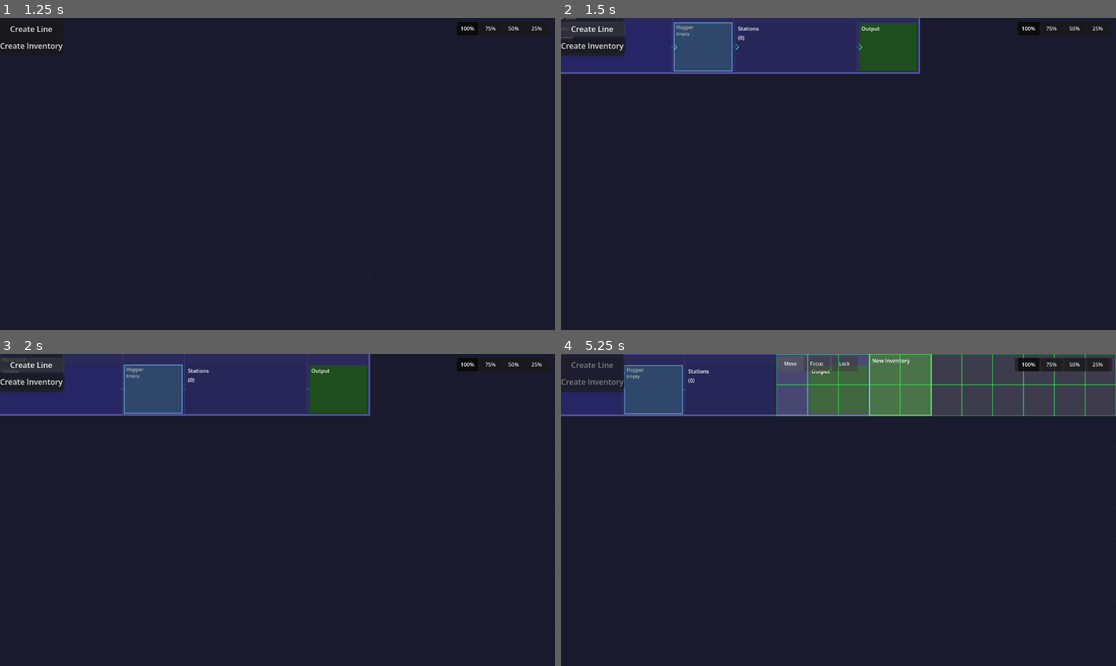
Above: before the commit, frames 1-4 (two rows, left to right).
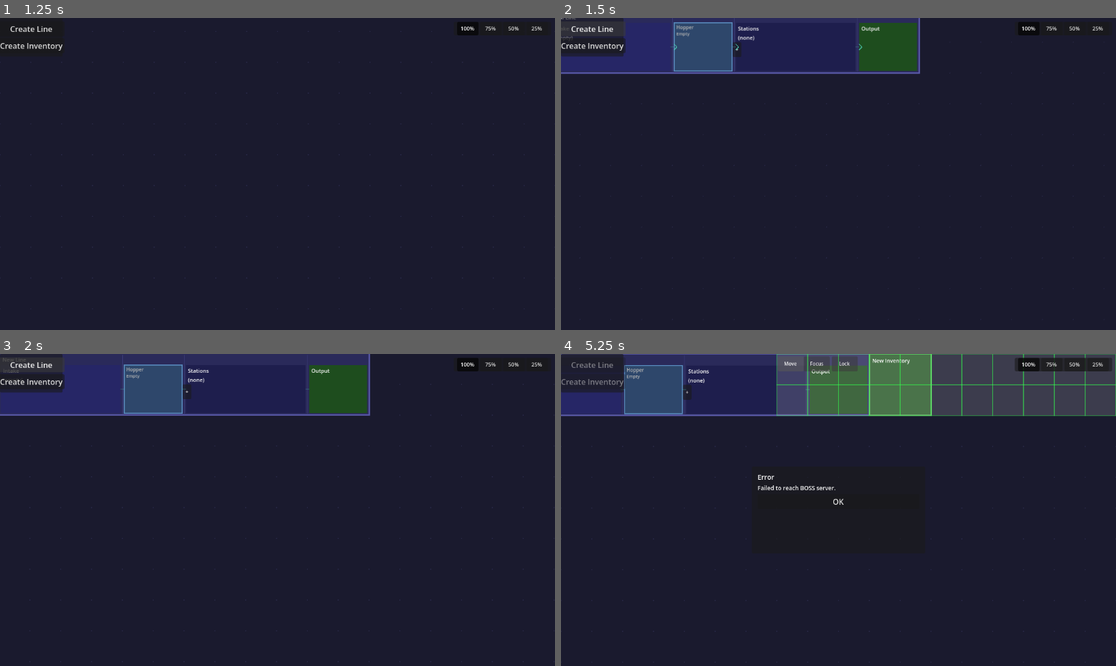
Above: after the commit, the same moments.

Repository: PeqNP/io.bithead.lean
Game: Godot game, scene res://scenes/FactoryFloor/FactoryFloor.tscn
Same seed, same stepped clock (60 frames per second), same inputs: the game is played once before the commit and once after it.
Inputs (mouse positions are in pixels of both pictures, inside the frame that each line leads up to):
- Up to frame 1 (1.25 s): click "OK" at 0.5 s
- Up to frame 2 (1.5 s): click "Create Line" at 1.25 s
- Up to frame 3 (2 s): no input
- Up to frame 4 (5.25 s): click (749, 391) at 2 s, where only the run after the commit has a clickable "+"; click (838, 500) at 2.75 s, where only the run after the commit has a clickable "OK"; click "Create Inventory" at 3.5 s; click (688, 391) at 4.25 s, where only the run after the commit has a clickable "+"; click "Move" at 5 s

Frame 1 is identical in both runs. In frame 2, 0.1% of the frame differs, in the area x 30-35%, y 5-13%; in frame 3, 0.1%; in frame 4, 0.3%, in the area x 22-62%, y 7-60%.

Commit message:
- Layer 5 complete

Diff:
--- a/godot/scenes/entities/Line.gd
+++ b/godot/scenes/entities/Line.gd
@@ -5,6 +5,7 @@
 ## Layer 1: static rendering.
 ## Layer 3: hover controls (Move, Focus, Lock), focus shader.
 ## Layer 4: IntakeQueue cards, Hopper card, animated chevron conveyors.
+## Layer 5: Station cards, Work Units / Operations overlays, Add Station.
 
 extends Node2D
 
@@ -28,6 +29,8 @@
 
 const INTAKE_QUEUE_SCENE := preload("res://scenes/entities/IntakeQueue.tscn")
 const HOPPER_SCENE       := preload("res://scenes/entities/Hopper.tscn")
+const STATION_SCENE      := preload("res://scenes/entities/Station.tscn")
+const OVERLAY_SCENE      := preload("res://scenes/entities/StationOverlay.tscn")
 
 ## Emitted to FactoryFloor to initiate a drag-move flow.
 signal move_requested(entity: Node2D, tile_w: int, tile_h: int)
@@ -41,6 +44,11 @@
 var _focused: bool = false
 var _locked: bool = false
 var _hovered: bool = false
+
+# Layer 5: overlay state (at most one overlay open per Line).
+var _active_overlay: Node2D = null   # the StationOverlay instance
+var _active_station_id: int = -1
+var _active_overlay_type: String = ""
 
 @onready var _label:     Label  = $Label
 @onready var _sections:  Node2D = $Sections
@@ -184,7 +192,7 @@
 
 	_rebuild_intake_queues(top, h)
 	_rebuild_hopper(top, h)
-	_rebuild_station_placeholder(top, h)
+	_rebuild_stations(top, h)
 	_rebuild_output_placeholder(top, h)
 
 
@@ -215,11 +223,89 @@
 	hopper.configure(_data, card_x, top, card_w, h)
 
 
-func _rebuild_station_placeholder(top: float, h: float) -> void:
+func _rebuild_station_placeholder(_top: float, _h: float) -> void:
+	# Replaced in Layer 5 — this stub kept to avoid breaking _rebuild_sections call order.
+	pass
+
+
+# ---------------------------------------------------------------------------
+# Sections — Layer 5: Station cards + overlay
+# ---------------------------------------------------------------------------
+
+func _rebuild_stations(top: float, h: float) -> void:
 	var stations: Array = _data.get("stations", [])
-	var x := INTAKE_W + HOPPER_W + SECTION_PAD
-	_add_placeholder(_sections, x, top, STATION_W - SECTION_PAD * 2, h,
-		Color(0.15, 0.15, 0.35), "Stations\n(%d)" % stations.size())
+	var zone_x   := float(INTAKE_W + HOPPER_W)
+	var zone_w   := float(STATION_W)
+
+	if stations.is_empty():
+		_add_placeholder(_sections, zone_x + SECTION_PAD, top,
+			zone_w - SECTION_PAD * 2, h, Color(0.12, 0.12, 0.30), "Stations\n(none)")
+		_add_station_button(zone_x + SECTION_PAD, top, h, -1, 0)
+		return
+
+	var card_w := (zone_w - SECTION_PAD * 2) / float(stations.size())
+
+	for i in stations.size():
+		var card_x := zone_x + SECTION_PAD + i * card_w
+		var station := STATION_SCENE.instantiate()
+		_sections.add_child(station)
+		station.configure(stations[i], i, card_x, top, card_w - SECTION_PAD, h)
+		station.overlay_requested.connect(
+			func(s: Node2D, ot: String): _on_overlay_requested(s, ot, card_x, top)
+		)
+
+		# Add "+" before first and between each pair.
+		if i == 0:
+			_add_station_button(zone_x + SECTION_PAD - 14, top, h, _data.get("id", 0), 0)
+		_add_station_button(card_x + card_w, top, h, _data.get("id", 0), i + 1)
+
+	# Create (or reuse) the shared overlay instance.
+	if _active_overlay == null:
+		_active_overlay = OVERLAY_SCENE.instantiate()
+		add_child(_active_overlay)   # child of Line so it renders above sections
+
+
+## Small "+" button to add a station at a given position.
+func _add_station_button(x: float, top: float, h: float,
+		line_id: int, position_index: int) -> void:
+	var btn := Button.new()
+	btn.text = "+"
+	btn.position = Vector2(x - 7, top + h / 2.0 - 10)
+	btn.size = Vector2(14, 20)
+	btn.add_theme_font_size_override("font_size", 10)
+	btn.pressed.connect(_on_add_station.bind(line_id, position_index))
+	_sections.add_child(btn)
+
+
+func _on_add_station(line_id: int, position_index: int) -> void:
+	await BOSSBridge.post("/lean/station", {"lineId": line_id, "position": position_index})
+	BOSSBridge.poll_snapshot()
+
+
+func _on_overlay_requested(station: Node2D, overlay_type: String,
+		card_x: float, card_top: float) -> void:
+	var station_id: int = -1
+	if "_data" in station:
+		station_id = (station._data as Dictionary).get("id", -1)
+
+	# Toggle: pressing the same button again closes the overlay.
+	if _active_station_id == station_id and _active_overlay_type == overlay_type:
+		_active_overlay.hide_overlay()
+		_active_station_id = -1
+		_active_overlay_type = ""
+		return
+
+	_active_station_id = station_id
+	_active_overlay_type = overlay_type
+
+	# Position overlay just below the station card.
+	_active_overlay.position = Vector2(card_x, card_top + station._card_h + 2)
+	_active_overlay.set_width(station._card_w)
+
+	if overlay_type == "work_units":
+		_active_overlay.show_work_units(station._data)
+	else:
+		_active_overlay.show_operations(station._data)
 
 
 func _rebuild_output_placeholder(top: float, h: float) -> void:
--- /dev/null
+++ b/godot/scenes/entities/Station.gd
@@ -0,0 +1,95 @@
+## Copyright © 2026 Bithead LLC. All rights reserved.
+
+## Renders a single Station card inside a Line's station zone.
+##
+## Layer 5: name, cycle time, Work Units / Operations toggle buttons.
+## configure(data, index, card_x, card_y, card_w, card_h) must be called after instancing.
+##
+## Overlay exclusivity is managed by Line.gd, which calls close_overlay() on all
+## siblings before opening a new one.
+
+extends Node2D
+
+const LABEL_COLOR   := Color(1, 1, 1)
+const MUTED_COLOR   := Color(0.65, 0.65, 0.65)
+const FILL_COLOR    := Color(0.15, 0.15, 0.32)
+const BORDER_COLOR  := Color(0.35, 0.35, 0.65)
+const BORDER_WIDTH  := 2.0
+const FONT_SIZE     := 10
+const SMALL_FONT    := 9
+
+## Emitted when the Work Units or Operations button is pressed.
+## Line.gd listens to close overlays on other stations first.
+signal overlay_requested(station: Node2D, overlay_type: String)
+
+var _data: Dictionary = {}
+var _station_index: int = 0
+var _card_w: float = 0.0
+var _card_h: float = 0.0
+
+@onready var _wu_btn:  Button = $WUButton
+@onready var _ops_btn: Button = $OpsButton
+
+
+func _ready() -> void:
+	_wu_btn.pressed.connect(func(): overlay_requested.emit(self, "work_units"))
+	_ops_btn.pressed.connect(func(): overlay_requested.emit(self, "operations"))
+
+
+func configure(data: Dictionary, station_index: int,
+		card_x: float, card_y: float, card_w: float, card_h: float) -> void:
+	_data = data
+	_station_index = station_index
+	_card_w = card_w
+	_card_h = card_h
+	position = Vector2(card_x, card_y)
+
+	# Position buttons at the bottom of the card.
+	var btn_w := (card_w - 8) / 2.0
+	_wu_btn.position  = Vector2(4, card_h - 26)
+	_wu_btn.size      = Vector2(btn_w, 20)
+	_wu_btn.add_theme_font_size_override("font_size", SMALL_FONT)
+
+	_ops_btn.position = Vector2(4 + btn_w + 2, card_h - 26)
+	_ops_btn.size     = Vector2(btn_w, 20)
+	_ops_btn.add_theme_font_size_override("font_size", SMALL_FONT)
+
+	queue_redraw()
+
+
+func close_overlay() -> void:
+	pass  # StationOverlay is managed by Line.gd; signal to close is issued there.
+
+
+func _draw() -> void:
+	var color_data = _data.get("color", null)
+	var fill   := _parse_color(color_data, "fill",   FILL_COLOR)
+	var border := _parse_color(color_data, "border", BORDER_COLOR)
+
+	draw_rect(Rect2(0, 0, _card_w, _card_h), fill)
+	draw_rect(Rect2(0, 0, _card_w, _card_h), border, false, BORDER_WIDTH)
+
+	var c_name: String = str(_data.get("name", "Station"))
+	draw_string(ThemeDB.fallback_font, Vector2(4, 13), c_name,
+		HORIZONTAL_ALIGNMENT_LEFT, _card_w - 8, FONT_SIZE, LABEL_COLOR)
+
+	var cycle = _data.get("cycleTime", null)
+	if cycle != null:
+		draw_string(ThemeDB.fallback_font, Vector2(4, 26), "Cycle: %d" % int(cycle),
+			HORIZONTAL_ALIGNMENT_LEFT, _card_w - 8, SMALL_FONT, MUTED_COLOR)
+
+	var wu_count: int = (_data.get("workUnits", []) as Array).size()
+	if wu_count > 0:
+		draw_string(ThemeDB.fallback_font, Vector2(4, 38), "%d WU" % wu_count,
+			HORIZONTAL_ALIGNMENT_LEFT, _card_w - 8, SMALL_FONT, LABEL_COLOR)
+
+
+func _parse_color(color_data, key: String, fallback: Color) -> Color:
+	if color_data == null:
+		return fallback
+	var hex: String = str(color_data.get(key, ""))
+	if hex.is_empty():
+		return fallback
+	if hex.begins_with("#"):
+		hex = hex.substr(1)
+	return Color.from_string(hex, fallback)
--- /dev/null
+++ b/godot/scenes/entities/Station.tscn
@@ -0,0 +1,12 @@
+[gd_scene format=3 uid="uid://station"]
+
+[ext_resource type="Script" path="res://scenes/entities/Station.gd" id="1"]
+
+[node name="Station" type="Node2D"]
+script = ExtResource("1")
+
+[node name="WUButton" type="Button" parent="."]
+text = "WUs"
+
+[node name="OpsButton" type="Button" parent="."]
+text = "Ops"
--- /dev/null
+++ b/godot/scenes/entities/StationOverlay.gd
@@ -0,0 +1,159 @@
+## Copyright © 2026 Bithead LLC. All rights reserved.
+
+## StationOverlay — scrollable panel that slides below a Station card.
+##
+## Layer 5: shows Work Units list or Operations list for one station at a time.
+## Line.gd creates one instance, moves it to the active station, and calls show_*/hide.
+##
+## Call show_work_units(station_data) or show_operations(station_data) to populate.
+## Call hide_overlay() to collapse.
+
+extends Node2D
+
+const CARD_SCENE      := preload("res://scenes/entities/WorkUnitCard.tscn")
+const MAX_VISIBLE     := 5        # rows before scroll arrows appear
+const ROW_H           := 52.0
+const PAD             :=  4.0
+const OVERLAY_W       := 256.0   # matches STATION_W / num_stations; set by Line
+const FILL_COLOR      := Color(0.10, 0.10, 0.22, 0.96)
+const BORDER_COLOR    := Color(0.30, 0.30, 0.60)
+const LABEL_COLOR     := Color(1, 1, 1)
+const MUTED_COLOR     := Color(0.65, 0.65, 0.65)
+const FONT_SIZE       := 10
+const SMALL_FONT      := 9
+
+var _overlay_type: String = ""   # "work_units" or "operations"
+var _station_data: Dictionary = {}
+var _scroll_offset: int = 0
+var _overlay_w: float = OVERLAY_W
+var _rows: Array = []            # cached row data for scroll
+
+@onready var _content: Node2D = $Content
+@onready var _up_btn:   Button = $UpButton
+@onready var _dn_btn:   Button = $DnButton
+
+
+func _ready() -> void:
+	hide()
+	_up_btn.pressed.connect(func(): _scroll(-1))
+	_dn_btn.pressed.connect(func(): _scroll(1))
+
+
+## Width is set by Line.gd to match the card width.
+func set_width(w: float) -> void:
+	_overlay_w = w
+
+
+func show_work_units(station_data: Dictionary) -> void:
+	_station_data = station_data
+	_overlay_type = "work_units"
+	_scroll_offset = 0
+	_rebuild()
+	show()
+
+
+func show_operations(station_data: Dictionary) -> void:
+	_station_data = station_data
+	_overlay_type = "operations"
+	_scroll_offset = 0
+	_rebuild()
+	show()
+
+
+func hide_overlay() -> void:
+	hide()
+	_overlay_type = ""
+
+
+func _rebuild() -> void:
+	for child in _content.get_children():
+		child.queue_free()
+
+	if _overlay_type == "work_units":
+		_rows = _station_data.get("workUnits", [])
+		_build_work_unit_rows()
+	else:
+		_build_operations_rows()
+
+	_refresh_scroll_buttons()
+	queue_redraw()
+
+
+func _build_work_unit_rows() -> void:
+	var visible_rows := _rows.slice(_scroll_offset,
+		min(_scroll_offset + MAX_VISIBLE, _rows.size()))
+	var y := PAD
+	for wu in visible_rows:
+		var card := CARD_SCENE.instantiate()
+		_content.add_child(card)
+		card.configure(wu, _overlay_w - PAD * 2, y)
+		y += ROW_H + PAD
+
+	if _rows.is_empty():
+		queue_redraw()   # will draw "No work units" in _draw
+
+
+func _build_operations_rows() -> void:
+	# Operations come from the station's work unit data (unique operations).
+	# Build a deduplicated summary: {name, count, cycleTime}.
+	var ops: Dictionary = {}
+	for wu: Dictionary in (_station_data.get("workUnits", []) as Array):
+		# StationWorkUnit doesn't carry operation list directly in the snapshot.
+		# Placeholder: show work unit count per station for now.
+		pass
+
+	# Stub: show each work unit's key + name as an operation row.
+	var work_units: Array = _station_data.get("workUnits", [])
+	var y := PAD
+	for wu: Dictionary in work_units.slice(_scroll_offset,
+			min(_scroll_offset + MAX_VISIBLE, work_units.size())):
+		_add_ops_row(str(wu.get("key", "")), str(wu.get("name", "")), y)
+		y += 28 + PAD
+
+	_rows = work_units
+
+
+func _add_ops_row(key: String, c_name: String, y: float) -> void:
+	var lbl := Label.new()
+	lbl.text = "%s  %s" % [key, c_name] if not key.is_empty() else c_name
+	lbl.position = Vector2(PAD, y)
+	lbl.size = Vector2(_overlay_w - PAD * 2, 24)
+	lbl.add_theme_color_override("font_color", LABEL_COLOR)
+	lbl.add_theme_font_size_override("font_size", FONT_SIZE)
+	_content.add_child(lbl)
+
+
+func _scroll(direction: int) -> void:
+	_scroll_offset = clamp(_scroll_offset + direction, 0,
+		max(0, _rows.size() - MAX_VISIBLE))
+	_rebuild()
+
+
+func _refresh_scroll_buttons() -> void:
+	var needs_scroll := _rows.size() > MAX_VISIBLE
+	_up_btn.visible = needs_scroll and _scroll_offset > 0
+	_dn_btn.visible = needs_scroll and _scroll_offset < _rows.size() - MAX_VISIBLE
+	_up_btn.position = Vector2(_overlay_w - 24, 2)
+	_dn_btn.position = Vector2(_overlay_w - 24, _visible_height() - 22)
+
+
+func _visible_height() -> float:
+	var visible_count: int = min(_rows.size(), MAX_VISIBLE)
+	if visible_count == 0:
+		return ROW_H + PAD * 2
+	return visible_count * (ROW_H + PAD) + PAD
+
+
+func _draw() -> void:
+	var h := _visible_height()
+	draw_rect(Rect2(0, 0, _overlay_w, h), FILL_COLOR)
+	draw_rect(Rect2(0, 0, _overlay_w, h), BORDER_COLOR, false, 1.5)
+
+	# Header label
+	var header := "Work Units" if _overlay_type == "work_units" else "Operations"
+	draw_string(ThemeDB.fallback_font, Vector2(PAD, 13), header,
+		HORIZONTAL_ALIGNMENT_LEFT, _overlay_w - 30, FONT_SIZE, LABEL_COLOR)
+
+	if _rows.is_empty():
+		draw_string(ThemeDB.fallback_font, Vector2(PAD, 32), "None",
+			HORIZONTAL_ALIGNMENT_LEFT, _overlay_w - PAD * 2, SMALL_FONT, MUTED_COLOR)
--- /dev/null
+++ b/godot/scenes/entities/StationOverlay.tscn
@@ -0,0 +1,17 @@
+[gd_scene format=3 uid="uid://station_overlay"]
+
+[ext_resource type="Script" path="res://scenes/entities/StationOverlay.gd" id="1"]
+
+[node name="StationOverlay" type="Node2D"]
+script = ExtResource("1")
+visible = false
+
+[node name="Content" type="Node2D" parent="."]
+
+[node name="UpButton" type="Button" parent="."]
+text = "▲"
+visible = false
+
+[node name="DnButton" type="Button" parent="."]
+text = "▼"
+visible = false
--- /dev/null
+++ b/godot/scenes/entities/WorkUnitCard.gd
@@ -0,0 +1,116 @@
+## Copyright © 2026 Bithead LLC. All rights reserved.
+
+## Renders a single work unit row inside a StationOverlay.
+##
+## Layer 5: name, assignee initials, eta, progress bar, Done button.
+
+extends Node2D
+
+const CARD_H       := 52.0
+const LABEL_COLOR  := Color(1, 1, 1)
+const MUTED_COLOR  := Color(0.65, 0.65, 0.65)
+const FILL_COLOR   := Color(0.12, 0.12, 0.28)
+const FILL_HOVER   := Color(0.18, 0.18, 0.38)
+const BORDER_COLOR := Color(0.30, 0.30, 0.60)
+const DONE_COLOR   := Color(0.15, 0.55, 0.20)
+const HOLD_COLOR   := Color(0.55, 0.20, 0.10)
+const FONT_SIZE    := 10
+const SMALL_FONT   := 9
+
+var _data: Dictionary = {}
+var _card_w: float = 0.0
+var _hovered: bool = false
+
+@onready var _done_btn: Button = $DoneButton
+
+
+func _ready() -> void:
+	set_process_input(true)
+	_done_btn.pressed.connect(_on_done_pressed)
+
+
+func configure(data: Dictionary, card_w: float, card_y: float) -> void:
+	_data = data
+	_card_w = card_w
+	position = Vector2(0, card_y)
+
+	var can_done: bool = _can_done()
+	_done_btn.position = Vector2(card_w - 54, 16)
+	_done_btn.size = Vector2(50, 20)
+	_done_btn.add_theme_font_size_override("font_size", SMALL_FONT)
+	_done_btn.disabled = not can_done
+	if not can_done:
+		_done_btn.tooltip_text = "Complete all operations first"
+
+	queue_redraw()
+
+
+func _can_done() -> bool:
+	var total: int = _data.get("totalOperations", 0)
+	var done: int  = _data.get("completedOperations", 0)
+	return total == 0 or done >= total
+
+
+func _input(event: InputEvent) -> void:
+	if event is InputEventMouseMotion:
+		var local := to_local(get_global_mouse_position())
+		var inside := Rect2(0, 0, _card_w, CARD_H).has_point(local)
+		if inside != _hovered:
+			_hovered = inside
+			queue_redraw()
+
+
+func _draw() -> void:
+	var fill := FILL_HOVER if _hovered else FILL_COLOR
+	draw_rect(Rect2(0, 0, _card_w, CARD_H), fill)
+	draw_rect(Rect2(0, 0, _card_w, CARD_H), BORDER_COLOR, false, 1.0)
+
+	# On-hold tint
+	if _data.get("onHold", false):
+		draw_rect(Rect2(0, 0, 3, CARD_H), HOLD_COLOR)
+
+	# Name + key
+	var c_name := str(_data.get("name", ""))
+	var key    := str(_data.get("key", ""))
+	var title  := "%s  %s" % [key, c_name] if not key.is_empty() else c_name
+	draw_string(ThemeDB.fallback_font, Vector2(8, 13), title,
+		HORIZONTAL_ALIGNMENT_LEFT, _card_w - 70, FONT_SIZE, LABEL_COLOR)
+
+	# ETA
+	var eta := str(_data.get("eta", ""))
+	if not eta.is_empty():
+		draw_string(ThemeDB.fallback_font, Vector2(8, 26), eta,
+			HORIZONTAL_ALIGNMENT_LEFT, _card_w - 70, SMALL_FONT, MUTED_COLOR)
+
+	# Assignee initials
+	var assignees: Array = _data.get("assignees", [])
+	var ax := 8.0
+	for a in assignees.slice(0, 3):
+		var avatar: String = str(a.get("avatar", ""))
+		var initials := _make_initials(str(a.get("name", "?"))) if avatar.is_empty() else avatar
+		draw_circle(Vector2(ax + 8, 38), 8, Color(0.3, 0.3, 0.6))
+		draw_string(ThemeDB.fallback_font, Vector2(ax + 3, 41), initials,
+			HORIZONTAL_ALIGNMENT_LEFT, 16, 8, LABEL_COLOR)
+		ax += 20
+
+	# Progress bar
+	var total: int = _data.get("totalOperations", 0)
+	var done: int  = _data.get("completedOperations", 0)
+	if total > 0:
+		var bar_total_w := _card_w - 70.0
+		draw_rect(Rect2(8, CARD_H - 6, bar_total_w, 4), Color(0.2, 0.2, 0.4))
+		var filled := bar_total_w * done / float(total)
+		draw_rect(Rect2(8, CARD_H - 6, filled, 4), DONE_COLOR)
+
+
+func _make_initials(full_name: String) -> String:
+	var parts := full_name.split(" ")
+	if parts.size() >= 2:
+		return (parts[0].substr(0, 1) + parts[1].substr(0, 1)).to_upper()
+	return full_name.substr(0, 2).to_upper()
+
+
+func _on_done_pressed() -> void:
+	_done_btn.disabled = true
+	await BOSSBridge.post("/lean/work-unit/%d/move-to-next-station" % _data.get("id", 0), {})
+	BOSSBridge.poll_snapshot()
--- /dev/null
+++ b/godot/scenes/entities/WorkUnitCard.tscn
@@ -0,0 +1,9 @@
+[gd_scene format=3 uid="uid://work_unit_card"]
+
+[ext_resource type="Script" path="res://scenes/entities/WorkUnitCard.gd" id="1"]
+
+[node name="WorkUnitCard" type="Node2D"]
+script = ExtResource("1")
+
+[node name="DoneButton" type="Button" parent="."]
+text = "Done"
Not shown, added: godot/scenes/entities/Station.gd.uid
Not shown, added: godot/scenes/entities/StationOverlay.gd.uid
Not shown, added: godot/scenes/entities/WorkUnitCard.gd.uid
